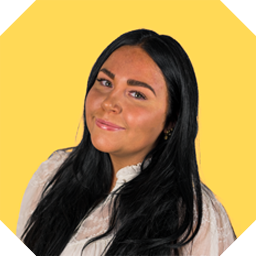
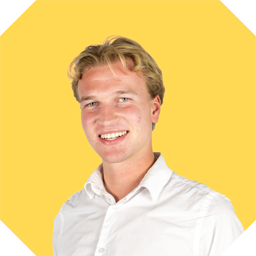
Layered file, before and after one edit (256px x 256px). Changes by layer:
added layer "Layer 20" above "Layer 19" over box(0, 0, 256, 256)
added layer "Layer 19" above "Layer 18" over box(0, 0, 256, 256)
hid "Layer 7" over box(0, 0, 256, 256)
